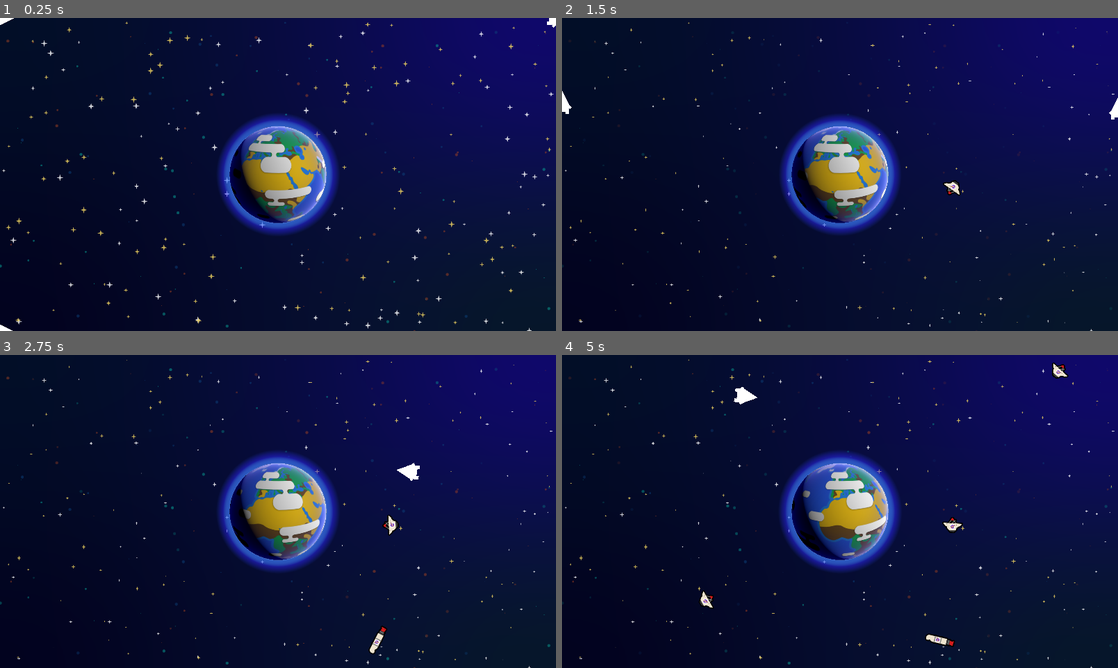
Above: before the commit, frames 1-4 (two rows, left to right).
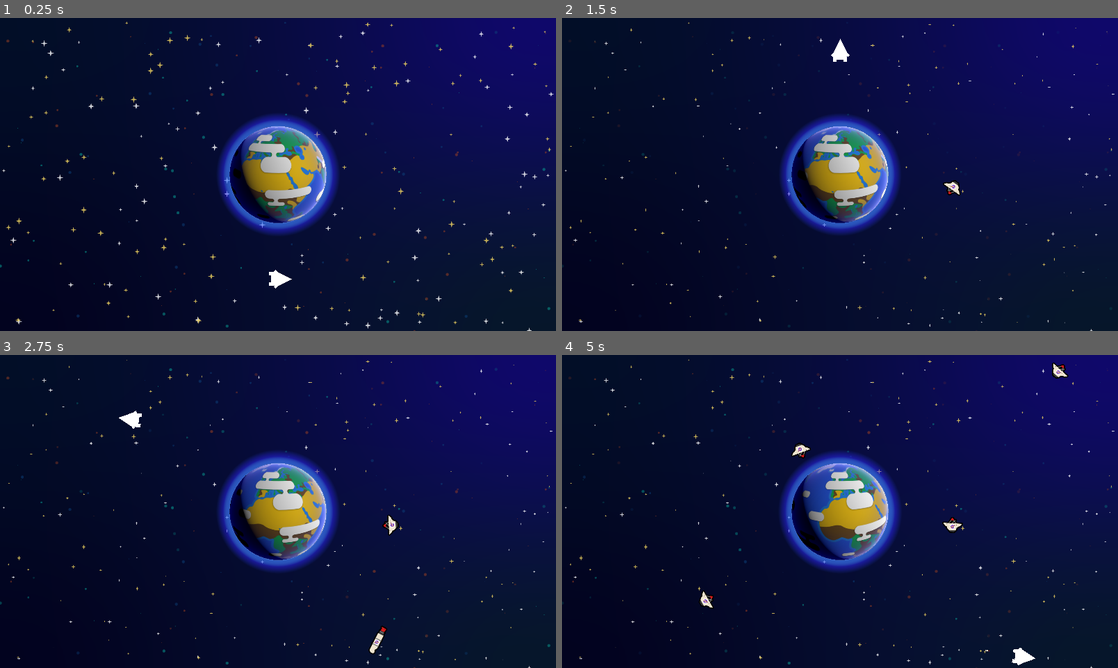
Above: after the commit, the same moments.

Repository: Assasquid/space_junkers
Game: Godot game, scene res://level.tscn
Same seed, same stepped clock (60 frames per second), same inputs: the game is played once before the commit and once after it.
Inputs (mouse positions are in pixels of both pictures, inside the frame that each line leads up to):
- Up to frame 1 (0.25 s): no input
- Up to frame 2 (1.5 s): move the mouse to (812, 237) at 0.52 s; hold W (move_up) from 0.53 s (still down); move the mouse to (1006, 221) at 1.27 s
- Up to frame 3 (2.75 s): move the mouse to (111, 464) at 2.02 s; release W (move_up) at 2.03 s; hold A (move_left) from 2.03 s (still down)
- Up to frame 4 (5 s): move the mouse to (867, 511) at 2.77 s; move the mouse to (756, 433) at 3.52 s; release A (move_left) at 3.53 s; hold S (move_down) 3.53-4.28 s; move the mouse to (962, 495) at 4.27 s; hold D (move_right) from 4.28 s (still down)

The runs differ from the first frame. In frame 1, 0.2% of the frame differs, in the area x 0-100%, y 0-100%; in frame 2, 0.3%; in frame 3, 0.2%; in frame 4, 0.5%, in the area x 30-86%, y 10-100%.

Commit message:
Implement the behaviour for debris collected.

Diff:
--- a/debris/debris.gd
+++ b/debris/debris.gd
@@ -2,18 +2,37 @@
 
 @export var max_rotation_speed := 1.0
 @export var min_rotation_speed := 0.42
+@export var flight_time := 0.24
+@export var flight_time_offset := 0.19
+
+@onready var player := get_tree().get_first_node_in_group("player")
 
 var rotation_speed: float
+var has_been_touched := false
+var velocity := Vector2(0.0, 0.0)
+var speed := 1000.0
 
 
 func _ready() -> void:
+	monitoring = true
 	area_entered.connect(_on_area_entered)
 	rotation_speed = randf_range(min_rotation_speed, max_rotation_speed)
 
 
 func _process(delta: float) -> void:
-	rotation += rotation_speed * delta
+	if !has_been_touched:
+		global_rotation += rotation_speed * delta
+
+	if has_been_touched:
+		var tween := create_tween()
+		tween.set_parallel()
+		tween.set_ease(Tween.EASE_IN_OUT)
+		tween.tween_property(self, "position", player.global_position, flight_time)
+		tween.tween_property(self, "scale", Vector2(0.0, 0.0), flight_time + flight_time_offset)
+		tween.finished.connect(queue_free)
+
 
 
 func _on_area_entered(area: Area2D) -> void:
-	queue_free()
+		has_been_touched = true
+		monitoring = false
--- a/debris/old_satellite_dish.tscn
+++ b/debris/old_satellite_dish.tscn
@@ -15,5 +15,3 @@
 
 [node name="CollisionShape2D" type="CollisionShape2D" parent="."]
 shape = SubResource("CircleShape2D_wm1r2")
-
-[connection signal="area_entered" from="." to="." method="_on_area_entered"]
--- a/level.tscn
+++ b/level.tscn
@@ -18,3 +18,4 @@
 [node name="RandomDebriPlacer" parent="." instance=ExtResource("3_0t4fr")]
 
 [node name="PlayerAndGhosts" parent="." instance=ExtResource("4_0u5j8")]
+position = Vector2(960, 900)
--- a/player/ghosts_movement.gd
+++ b/player/ghosts_movement.gd
@@ -1,16 +1,15 @@
 extends Node2D
 
-@onready var player: Area2D = $Player
-@onready var player_ghosts: Node2D = $PlayerGhosts
+@onready var player: Area2D = $"../Player"
 
 var ghosts := []
 
 func _ready() -> void:
-	for child in player_ghosts.get_children():
+	for child in get_children():
 		ghosts.append(child)
 
-func _process(delta: float) -> void:
-	player_ghosts.position = player.position
+func _process(_delta: float) -> void:
+	global_position = player.global_position
 
 	for ghost in ghosts:
-		ghost.rotation = player.rotation
+		ghost.global_rotation = player.global_rotation
--- a/player/player.gd
+++ b/player/player.gd
@@ -1,15 +1,12 @@
-extends Area2D
+extends Node2D
 
 @export var max_speed := 1200.0
-@export var velocity := Vector2(0.0, 0.0)
 @export var steering_factor := 3.0
-@export var start_position := Vector2(0.0, 400.0)
 
+@onready var player: Area2D = $Player
 
-var ghosts := []
+var velocity := Vector2(0.0, 0.0)
 
-func _ready() -> void:
-	position = start_position
 
 func _process(delta: float) -> void:
 	var direction := Vector2(0.0, 0.0)
@@ -22,11 +19,14 @@
 	var desired_velocity := max_speed * direction
 	var steering_vector := desired_velocity - velocity
 	velocity += steering_vector * steering_factor * delta
-	position += velocity * delta
+	global_position += velocity * delta
 
 	var viewport_size := get_viewport_rect().size
-	position.x = wrapf(position.x, 0, viewport_size.x)
-	position.y = wrapf(position.y, 0, viewport_size.y)
+	global_position.x = wrapf(global_position.x, 0, viewport_size.x)
+	global_position.y = wrapf(global_position.y, 0, viewport_size.y)
 
 	if velocity.length() > 0.0:
-		rotation = velocity.angle()
+		player.global_rotation = velocity.angle()
+
+func get_velocity() -> Vector2:
+	return velocity
--- a/player/player.tscn
+++ b/player/player.tscn
@@ -6,7 +6,6 @@
 [node name="Player" type="Area2D"]
 collision_mask = 14
 script = ExtResource("1_u5hsb")
-start_position = Vector2(0, 0)
 
 [node name="CollisionPolygon2D" type="CollisionPolygon2D" parent="."]
 position = Vector2(8, 1)
--- a/player/player_and_ghosts.tscn
+++ b/player/player_and_ghosts.tscn
@@ -1,12 +1,15 @@
-[gd_scene load_steps=4 format=3 uid="uid://cvbl1xxts02qv"]
+[gd_scene load_steps=5 format=3 uid="uid://cvbl1xxts02qv"]
 
 [ext_resource type="Script" path="res://player/ghosts_movement.gd" id="1_03760"]
+[ext_resource type="Script" path="res://player/player.gd" id="1_dplkp"]
 [ext_resource type="PackedScene" uid="uid://fhfxmrj0ks6y" path="res://player/player.tscn" id="1_v7eyv"]
 [ext_resource type="PackedScene" uid="uid://ci5adlkmo68ot" path="res://player/player_ghosts.tscn" id="2_nw6qx"]
 
-[node name="PlayerAndGhosts" type="Node2D"]
-script = ExtResource("1_03760")
+[node name="PlayerAndGhosts" type="Node2D" groups=["player"]]
+script = ExtResource("1_dplkp")
 
 [node name="Player" parent="." instance=ExtResource("1_v7eyv")]
+script = null
 
 [node name="PlayerGhosts" parent="." instance=ExtResource("2_nw6qx")]
+script = ExtResource("1_03760")
